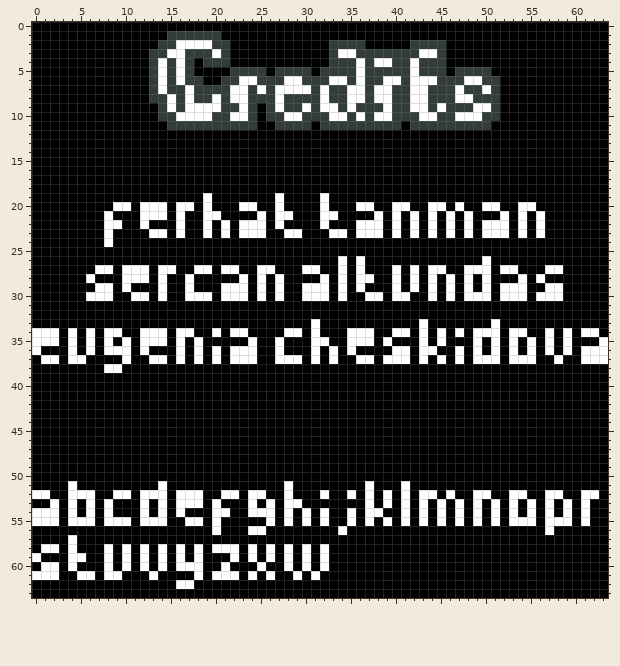
File history of a pixel-art file, graphics/credits.aseprite. Above is the file before it was changed.
64x64 pixels, 1 frame.
The result:
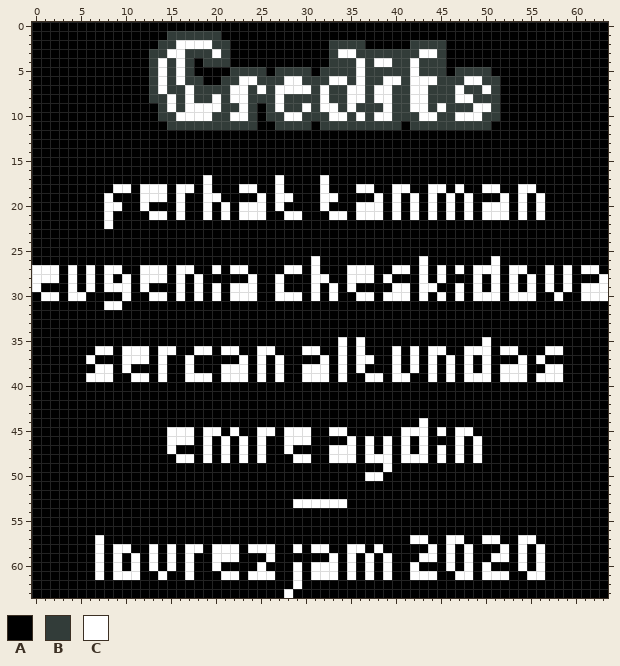
Palette (. is transparent): A #000000  B #323c39  C #ffffff
Changes in this commit:
Changed rows in their new state; - is an unchanged pixel.
Layer "Layer 1":
first column x 0:
17 -------------------C-------C----C-------------------------------
18 ---------CC-CCC-CC-C---CC--C----C---CC--CC--CC-C--CC--CC--------
19 --------C---CCC-C---C----C--C----C----C-C-C-C-C-C---C-C-C-------
20 --------C-A--AA--A---C---C------------C--AC--ACAC---C--AC-------
21 ------------A-------AC-CC--A-C--A-C-CC------------CC------------
22 ---------A--A---A--A-A-AAA-A----A---AAA-A-A-A-A-A-AAA-A-A-------
23 --------A----AA-A--A-A-AAA--AA---AA-AAA-A-A-A-A-A-AAA-A-A-------
24 --------A-------------------------------------------------------
26 -------------------------------C--A-A------C------AC------------
27 CCC-C-CA-CAA-C-ACCAACA-C-AA-CCA---AC-C---CACA--CA--CA-C---AC-CC-
28 CCC-C---C--A-C--CAC----ACA-----C--AC---CA-ACACA-ACAC-CACAC-C---C
29 C---C-CA-C--C-A-CAC-CA--CA----A-ACACA----CAC--ACACACA-AC--AC-CCC
30 -CC-CCAAA-CAAC--CA-ACA--CA--CCA-ACA-C-AC---CACACA--CA--CAA---CCC
31 --------CC------------------------------------------------------
33 -------------------------------A-----------A-------A------------
34 AAA-A-A-AA--AAA-AA--A-AA----AA-A---AAA--AA-A-A-A-AAA-AA--A-A-AA-
35 AAA-A-A-A-A-AAA-A-A-----A--A---AA-CA-A-A---A-A---ACA-A-A-A-A---A
36 A---A-AC-A-C--CCA--CAC-AACCA--C--ACAC----ACA-C-AC-CAC--A--CA-AAA
37 -AA-AAC----CCA--ACA-A-A-AC--AA-ACAC----A-ACACACACA-A-A-AC-A--AAA
38 -------C-AC---C--C---CCC-C-C--CCC-C-C---C-C-C-C-C-C-CCC--CC-----
39 ------CCC--CC-C--CCC-CCC-C-C--CCC-C--CC-CC--C-C-CCC-CCC-CCC-----
first column x 0:
44 -------------------------------------------C-------------------
45 ---------------CCC-CC-C--CC-CCC--CC------CCC-C-CC--------------
46 ---------------CCC-C-C-C-C--CCC----C-C-C-C-C---C-C-------------
47 ---------------C---C-C-C-C--C----CCC-C-C-C-C-C-C-C-------------
48 ----------------CC-C-C-C-C---CC--CCC-CCC-CCC-C-C-C-------------
49 ---------------------------------------C-----------------------
50 -------------------------------------CC------------------------
51 ----A---------A-------------A--------A---A---------------------
52 AA--AAA--AA-AAA-AAA--AA-AA--A---A--A-A-A-A-AA-A--AA--AA--AA--AA
53 --A-A-A-A---A-A-AAA-A---A-A-A-CCCCC--A-A-A-A-A-A-A-A-A-A-A-A-A-
54 AAA-A-A-A---A-A-A---AA--AAA-A-A-A--A-AA--A-A-A-A-A-A-A-A-A-A-A-
55 AAA-AAA-AAA-AAA--AA-A-----A-A-A-A--A-A-A-A-A-A-A-A-A-AAA-AAA-A-
56 --------------------A---AA--------A----------------------A-----
57 ----A--C----------------------------------CC--CC--CC--CC-------
58 -AA-A--CAC--ACACAC-------C--ACAC---CC-C-----C-C-C---C-C-C------
59 A---AA-CACACACACACA-CC--A---A-A-AC-C-C-C---CC-C-C--CC-C-C------
60 -AA-A--CACACACACA-A-CA------ACAC-C-C-C-C--C---C-C-C---C-C------
61 AAA--AACA-CC-AC--CA-A----C------CC-C-C-C--CCC--CC-CCC--CC------
62 ----------------AA-----------C---------------------------------
63 ----------------------------C----------------------------------
